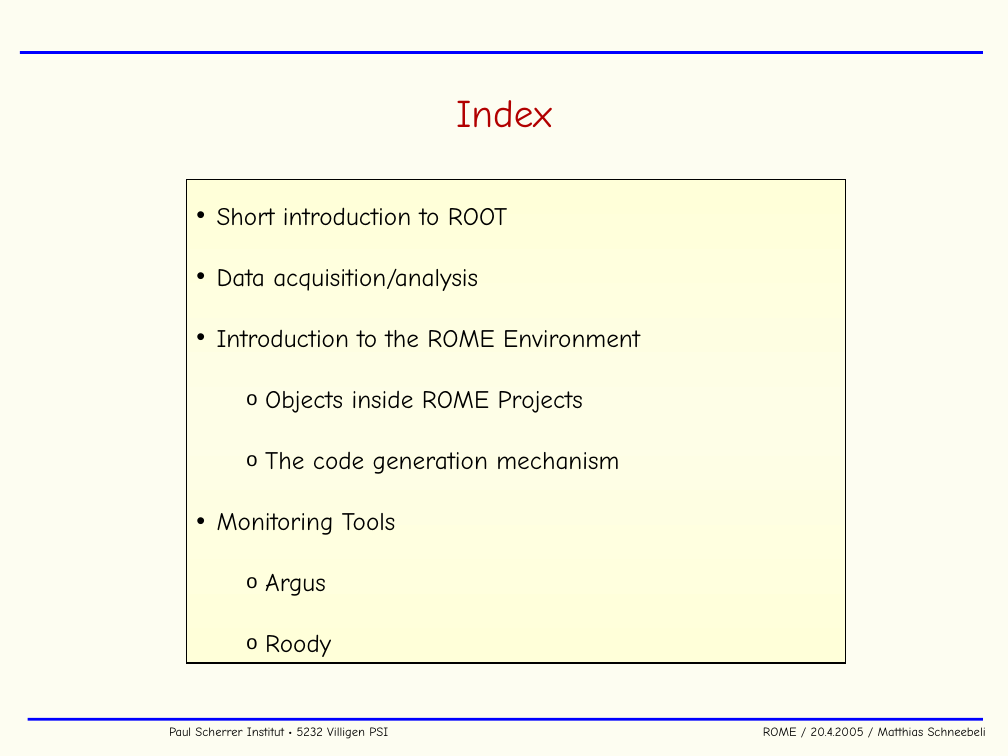
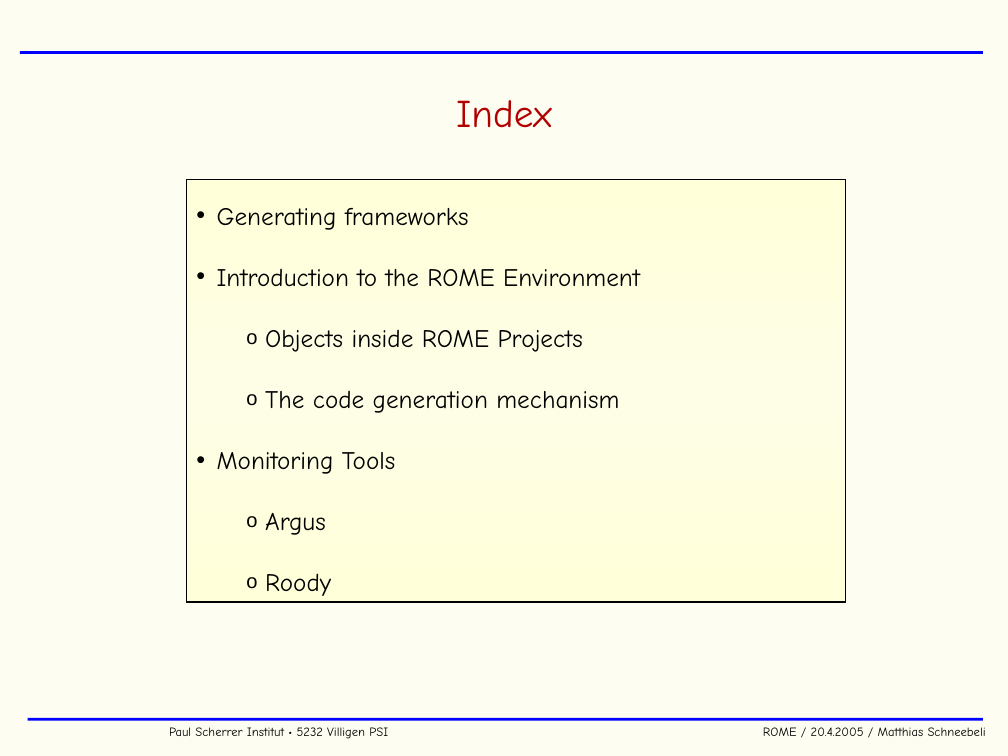
Before and after one commit to cjpl/rome, a slide deck: slide 3 of rome/documentation/ROME.ppt. Drawn at 1008x756 pixels with LibreOffice and Linux fonts; fonts in the diff are those of the drawing; background and template pictures are left out. Boxes give left, top, right and bottom in pixels: in the first picture for what was removed or moved away, otherwise in the second. Text is boxed around its words. In the diff, an @@ line names an element or a change of style, - is before the commit and + after.

```diff
--- a/rome/documentation/ROME.ppt
+++ b/rome/documentation/ROME.ppt
@@ rectangle "Generating frameworks" resized from (x1=186, y1=179, x2=846, y2=663) to (x1=186, y1=179, x2=846, y2=602) @@
@@ text in rectangle at (x1=217, y1=208, x2=469, y2=230): text changed @@
-• Short introduction to ROOT
-• Data acquisition/analysis
+• Generating frameworks
```
Also in this commit, not shown: 7 other slides changed, 4 slides added, 8 slides removed, 3 other files.
